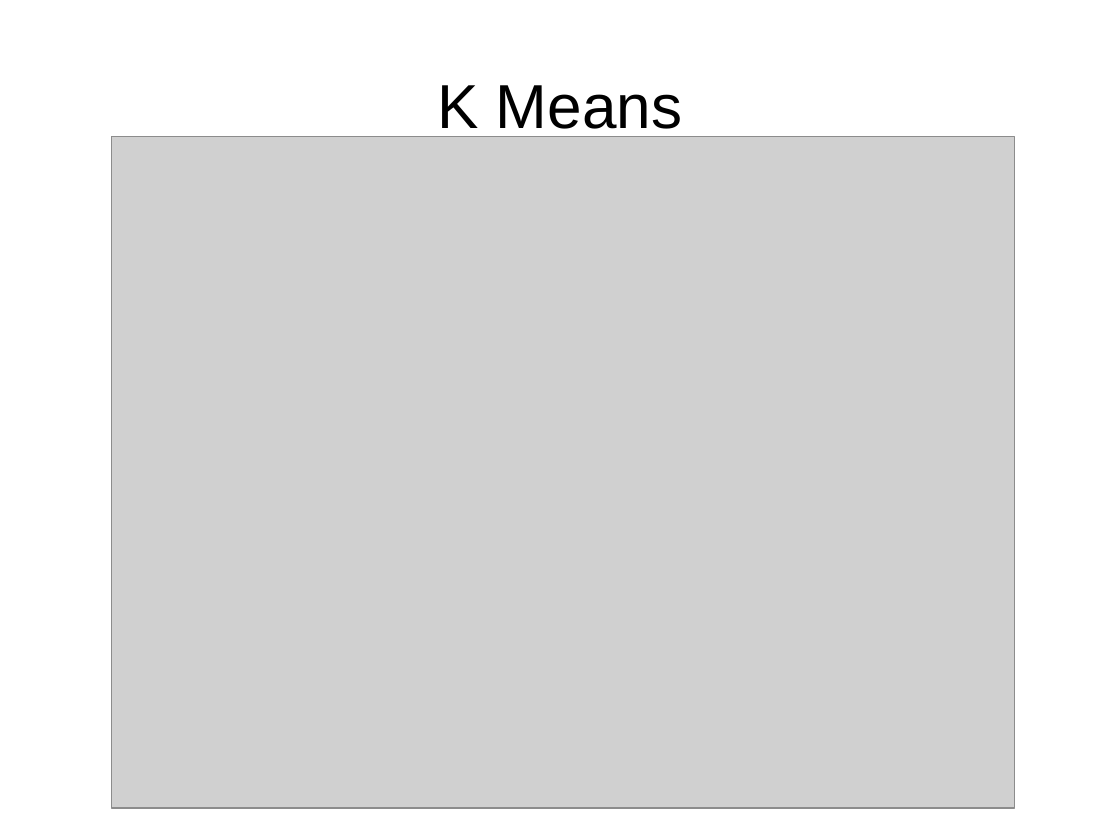
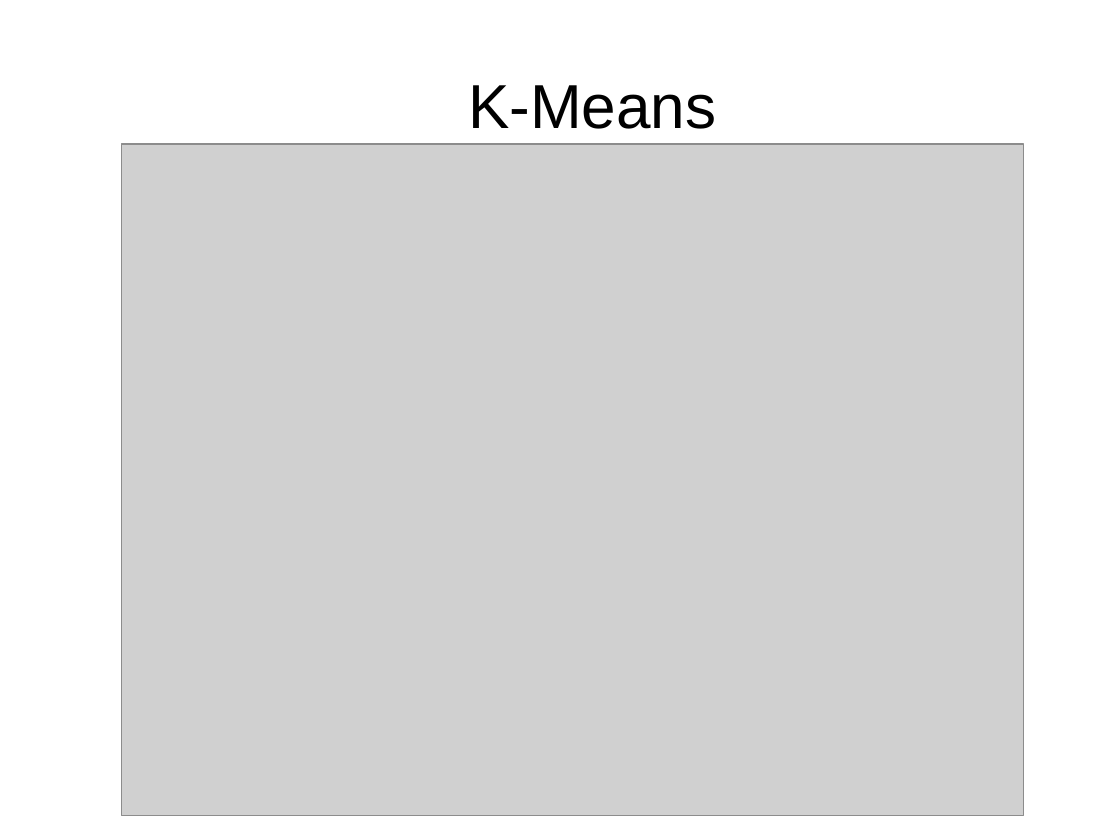
Before and after one commit to DriesSmit/Recommendation-System, a slide deck: slide 24 of Presentation.odp (slide 26 before the commit). Drawn at 1120x840 pixels with LibreOffice and Linux fonts; fonts in the diff are those of the drawing; grey boxes stand for pictures. Boxes give left, top, right and bottom in pixels: in the first picture for what was removed or moved away, otherwise in the second. Text is boxed around its words. In the diff, an @@ line names an element or a change of style, - is before the commit and + after.

Commit message:
Checked spelling of presentation.

```diff
--- a/Presentation.odp
+++ b/Presentation.odp
@@ title at (x1=468, y1=85, x2=716, y2=129): text changed @@
-K Means
+  K-Means
@@ picture moved from (x1=112, y1=137, x2=1014, y2=809) to (x1=121, y1=144, x2=1023, y2=816) @@
```
Also in this commit, not shown: 16 other slides changed, 2 slides removed.
